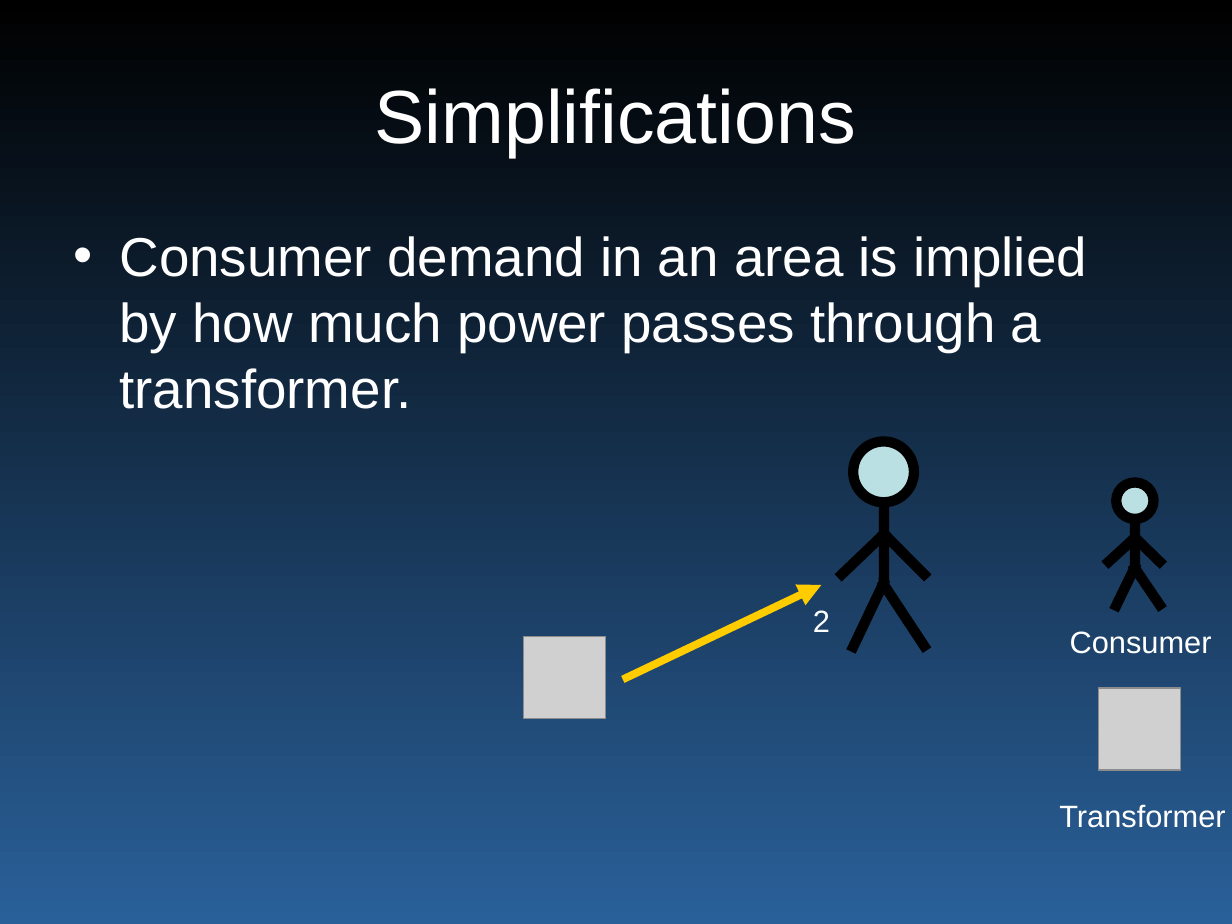
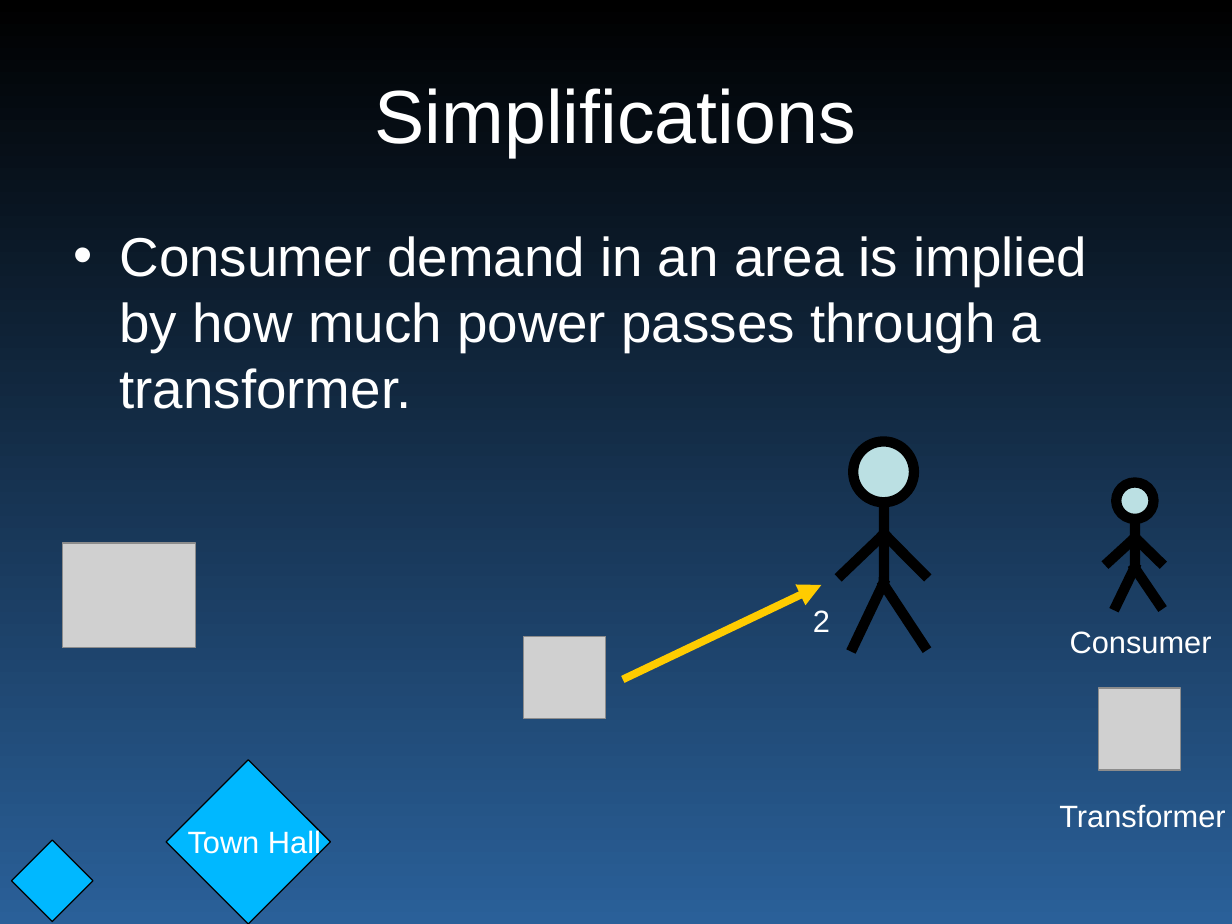
Before and after one commit to wyatt8740/CS460_Capstone, a slide deck: slide 18 of smartgrid_465.ppt (slide 14 before the commit). Drawn at 1232x924 pixels with LibreOffice and Linux fonts; fonts in the diff are those of the drawing; grey boxes stand for pictures. Boxes give left, top, right and bottom in pixels: in the first picture for what was removed or moved away, otherwise in the second. Text is boxed around its words. In the diff, an @@ line names an element or a change of style, - is before the commit and + after.

```diff
--- a/smartgrid_465.ppt
+++ b/smartgrid_465.ppt
@@ picture added at [63,543,196,648] @@
@@ diamond added at [166,760,330,924], fill #00B8FF, outline #000000 0.74 pt @@
@@ text added at [188,829,321,859], 18 pt, text #FFFFFF @@
+Town Hall
@@ diamond added at [11,840,92,922], fill #00B8FF, outline #000000 0.74 pt @@
```
Also in this commit, not shown: 8 other slides changed, 7 slides added.
